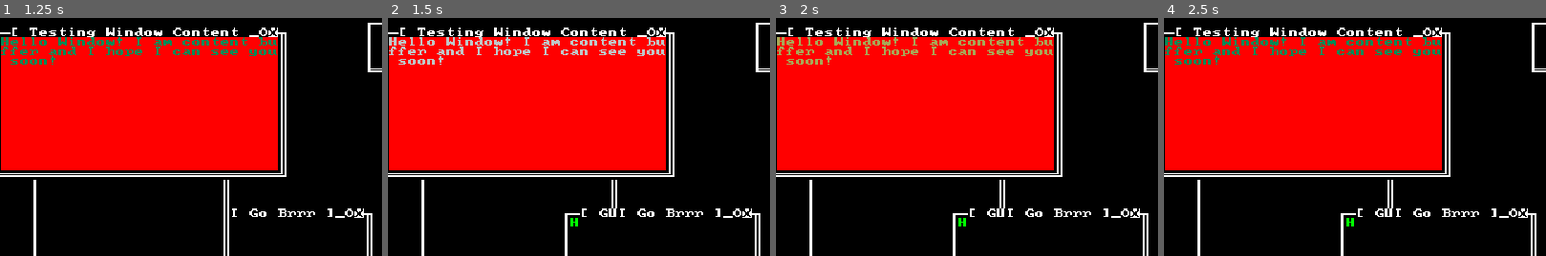
Above: before the commit, frames 1-4 (left to right).
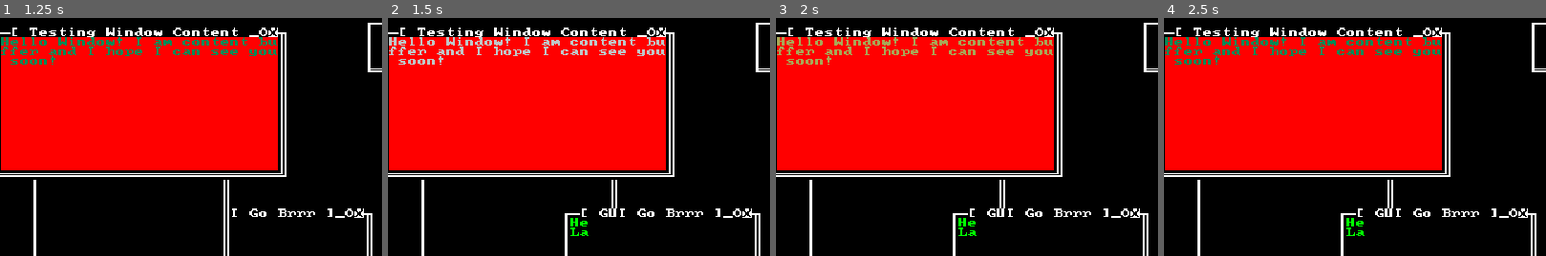
Above: after the commit, the same moments.

Repository: Honzapkcz/godot-de
Game: Godot game, scene res://wm.tscn
Same seed, same stepped clock (60 frames per second), same inputs: the game is played once before the commit and once after it.
Inputs (mouse positions are % of the whole screen's width and height, from its top left):
- Up to frame 1 (1.25 s): tap Enter at 0.5 s; move the mouse to (72, 45) at 0.52 s; click (72, 45) at 0.67 s
- Up to frame 2 (1.5 s): tap Space at 1.25 s; move the mouse to (30, 55) at 1.27 s; click (30, 55) at 1.42 s
- Up to frame 3 (2 s): no input
- Up to frame 4 (2.5 s): move the mouse to (60, 28) at 2.02 s; click (60, 28) at 2.17 s
The pictures show only the part of the screen within x 2-52%, y 0-50%; the shares and areas given below are measured in that part.

Frame 1 is identical in both runs. In frame 2, 0.1% of the frame differs, in the area x 47-53%, y 85-92%; in frame 3, 0.1%; in frame 4, 0.1%.

Commit message:
Fix children not being cut properly

Diff:
--- a/TextPositionContainer.gd
+++ b/TextPositionContainer.gd
@@ -17,5 +17,5 @@
 	i = children.size() - 1
 	while i >= 0:
 		# I'm starting to get scared of cooking
-		children[i].content.copyrect(content, 0, 0, children[i].rect.position.x, children[i].rect.position.y, mini(rect.size.x - children[i].rect.position.x, children[i].rect.size.x), mini(rect.size.y - children[i].rect.position.y, children[i].rect.size.y))
+		children[i].content.copyrect(content, 0, 0, children[i].rect.position.x, children[i].rect.position.y, mini(rect.size.x - children[i].rect.position.x + 1, children[i].rect.size.x), mini(rect.size.y - children[i].rect.position.y + 1, children[i].rect.size.y))
 		i -= 1
